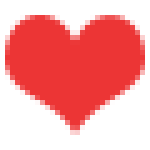
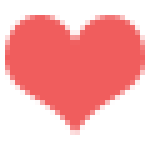
Before/after of a (150, 150) layered artwork. What changed in the layer stack:
"heart": opacity 100% → 80% over [5, 15, 145, 135]
